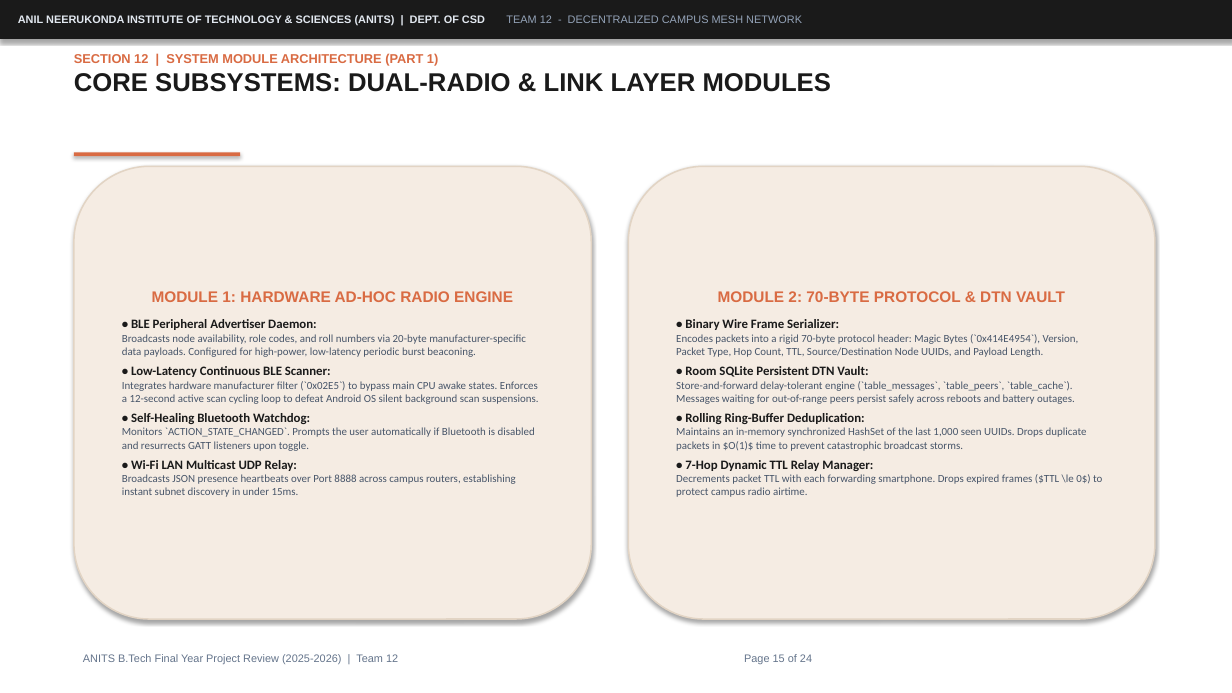
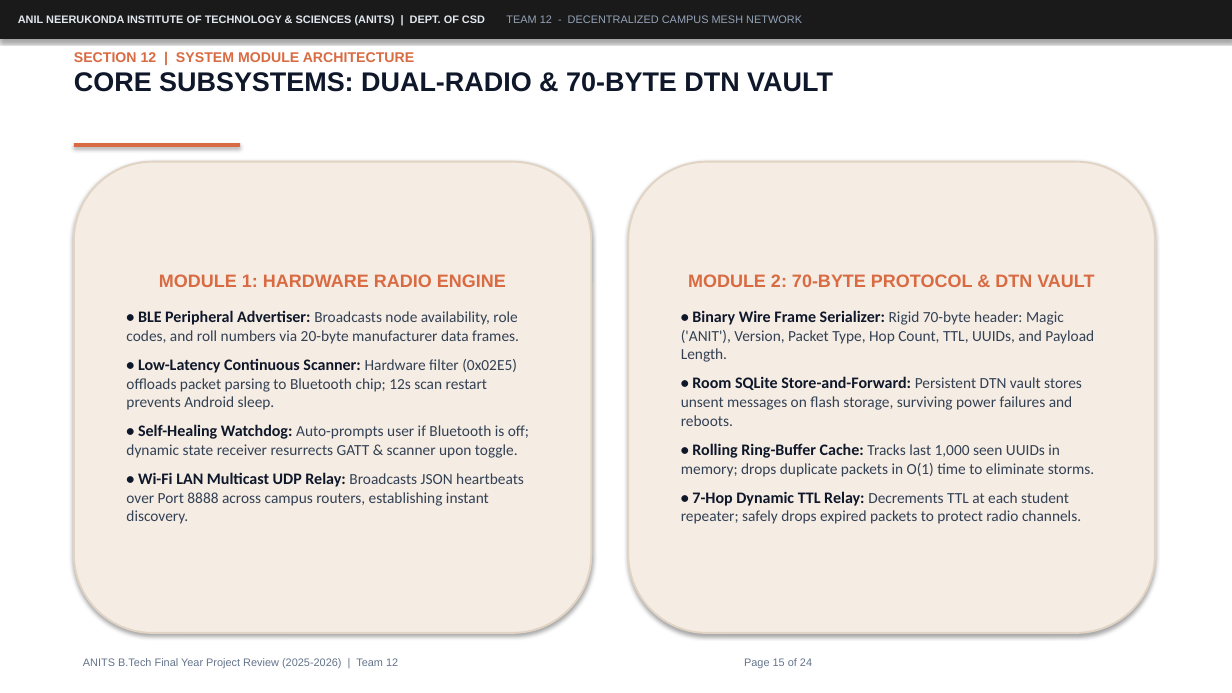
Before and after one commit to 047harry/anits-campus-mesh, a slide deck: slide 15 of ppts/final-2.pptx. Drawn at 1232x693 pixels with LibreOffice and Linux fonts; fonts in the diff are those of the drawing. Boxes give left, top, right and bottom in pixels: in the first picture for what was removed or moved away, otherwise in the second. Text is boxed around its words. In the diff, an @@ line names an element or a change of style, - is before the commit and + after.

Commit message:
docs(ppt): optimize final-2.pptx for readability with 12-14pt bold text, concise bullets, and enlarged UML figures

```diff
--- a/ppts/final-2.pptx
+++ b/ppts/final-2.pptx
@@ text at [74, 52, 833, 92]: text changed; size 20 to 21 pt; text colour #1A1A1A to #0F172A @@
-SECTION 12 | SYSTEM MODULE ARCHITECTURE (PART 1)
-CORE SUBSYSTEMS: DUAL-RADIO & LINK LAYER MODULES
+SECTION 12 | SYSTEM MODULE ARCHITECTURE
+CORE SUBSYSTEMS: DUAL-RADIO & 70-BYTE DTN VAULT
@@ rectangle: place and size @@
-rectangle at [74, 152, 240, 156]
+rectangle at [74, 143, 240, 147]
@@ rounded rectangle "MODULE 1: HARDWARE RADIO ENGINE": place and size @@
-rounded rectangle "MODULE 1: HARDWARE RADIO ENGINE" at [74, 166, 592, 619]
+rounded rectangle "MODULE 1: HARDWARE RADIO ENGINE" at [74, 162, 592, 633]
@@ rounded rectangle "MODULE 1: HARDWARE RADIO ENGINE" at [74, 162, 592, 633]: outline #E2D4C4 1.2 pt to #E2D4C4 1.5 pt @@
@@ rounded rectangle "MODULE 2: 70-BYTE PROTOCOL & ..." at [628, 162, 1155, 633]: outline #E2D4C4 1.2 pt to #E2D4C4 1.5 pt @@
@@ rounded rectangle "MODULE 2: 70-BYTE PROTOCOL & ...": place and size @@
-rounded rectangle "MODULE 2: 70-BYTE PROTOCOL & ..." at [628, 166, 1155, 619]
+rounded rectangle "MODULE 2: 70-BYTE PROTOCOL & ..." at [628, 162, 1155, 633]
@@ text in rounded rectangle at [126, 274, 529, 524]: text changed; size 8.5 to 12 pt; text colour #475569 to #334155 @@
-MODULE 1: HARDWARE AD-HOC RADIO ENGINE
-• BLE Peripheral Advertiser Daemon:
-Broadcasts node availability, role codes, and roll numbers via 20-byte manufacturer-specific data payloads. Configured for high-power, low-latency periodic burst beaconing.
-• Low-Latency Continuous BLE Scanner:
-Integrates hardware manufacturer filter (`0x02E5`) to bypass main CPU awake states. Enforces a 12-second active scan cycling loop to defeat Android OS silent background scan suspensions.
-• Self-Healing Bluetooth Watchdog:
-Monitors `ACTION_STATE_CHANGED`. Prompts the user automatically if Bluetooth is disabled and resurrects GATT listeners upon toggle.
-• Wi-Fi LAN Multicast UDP Relay:
-Broadcasts JSON presence heartbeats over Port 8888 across campus routers, establishing instant subnet discovery in under 15ms.
+MODULE 1: HARDWARE RADIO ENGINE
+• BLE Peripheral Advertiser: Broadcasts node availability, role codes, and roll numbers via 20-byte manufacturer data frames.
+• Low-Latency Continuous Scanner: Hardware filter (0x02E5) offloads packet parsing to Bluetooth chip; 12s scan restart prevents Android sleep.
+• Self-Healing Watchdog: Auto-prompts user if Bluetooth is off; dynamic state receiver resurrects GATT & scanner upon toggle.
+• Wi-Fi LAN Multicast UDP Relay: Broadcasts JSON heartbeats over Port 8888 across campus routers, establishing instant discovery.
@@ text in rounded rectangle at [688, 274, 1094, 287]: size 12 to 14 pt in "MODULE 2: 70-BYTE PROTOCOL & DTN VAULT"; more space between paragraphs @@
@@ text in rounded rectangle at [681, 310, 1094, 524]: text changed; size 8.5 to 12 pt; text colour #475569 to #334155 @@
-• Binary Wire Frame Serializer:
-Encodes packets into a rigid 70-byte protocol header: Magic Bytes (`0x414E4954`), Version, Packet Type, Hop Count, TTL, Source/Destination Node UUIDs, and Payload Length.
-• Room SQLite Persistent DTN Vault:
-Store-and-forward delay-tolerant engine (`table_messages`, `table_peers`, `table_cache`). Messages waiting for out-of-range peers persist safely across reboots and battery outages.
-• Rolling Ring-Buffer Deduplication:
-Maintains an in-memory synchronized HashSet of the last 1,000 seen UUIDs. Drops duplicate packets in $O(1)$ time to prevent catastrophic broadcast storms.
-• 7-Hop Dynamic TTL Relay Manager:
-Decrements packet TTL with each forwarding smartphone. Drops expired frames ($TTL \le 0$) to protect campus radio airtime.
+• Binary Wire Frame Serializer: Rigid 70-byte header: Magic ('ANIT'), Version, Packet Type, Hop Count, TTL, UUIDs, and Payload Length.
+• Room SQLite Store-and-Forward: Persistent DTN vault stores unsent messages on flash storage, surviving power failures and reboots.
+• Rolling Ring-Buffer Cache: Tracks last 1,000 seen UUIDs in memory; drops duplicate packets in O(1) time to eliminate storms.
+• 7-Hop Dynamic TTL Relay: Decrements TTL at each student repeater; safely drops expired packets to protect radio channels.
@@ text "ANITS B.Tech Final Year Project ...": place and size @@
-text "ANITS B.Tech Final Year Project ..." at [83, 654, 812, 664]
+text "ANITS B.Tech Final Year Project ..." at [83, 658, 812, 668]
```
Also in this commit, not shown: 10 other slides changed, 5 other files.
